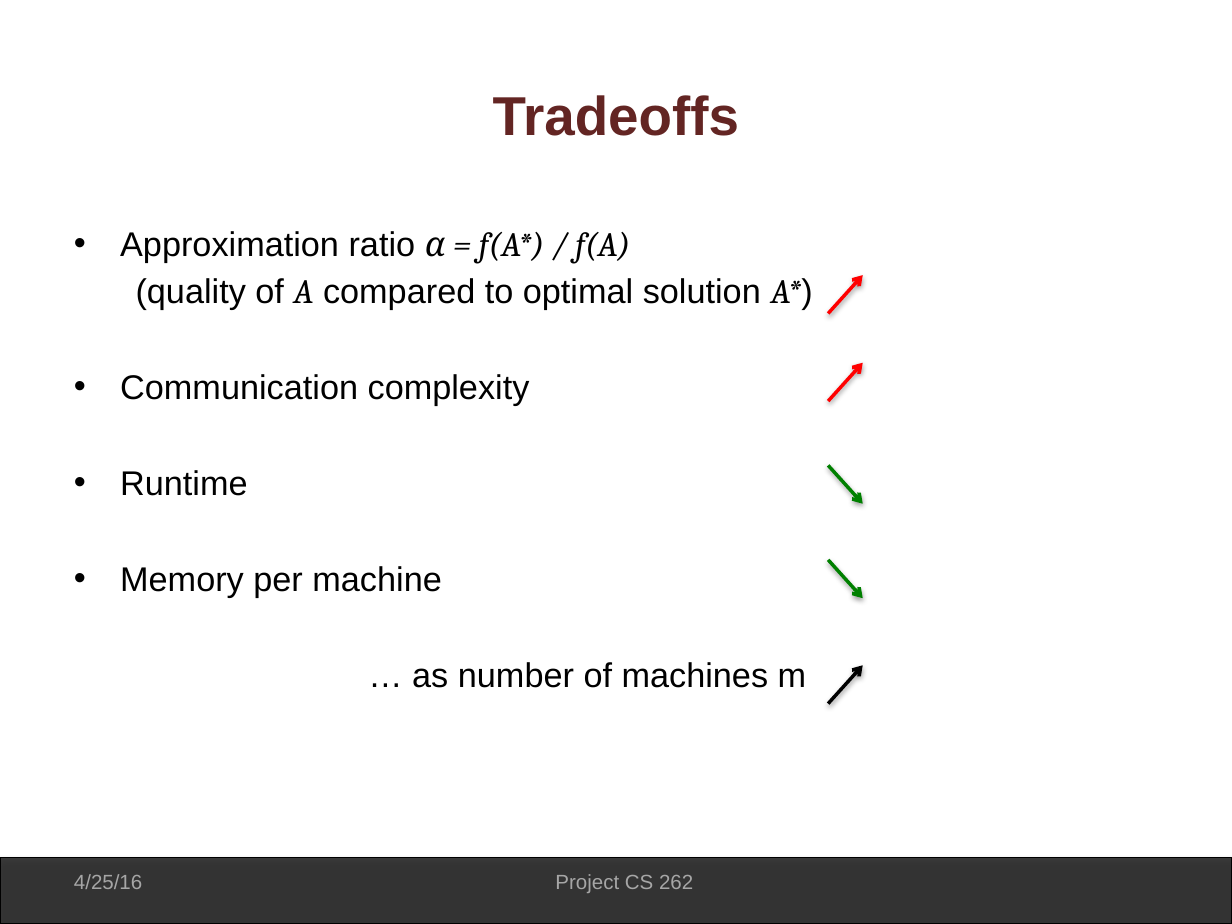
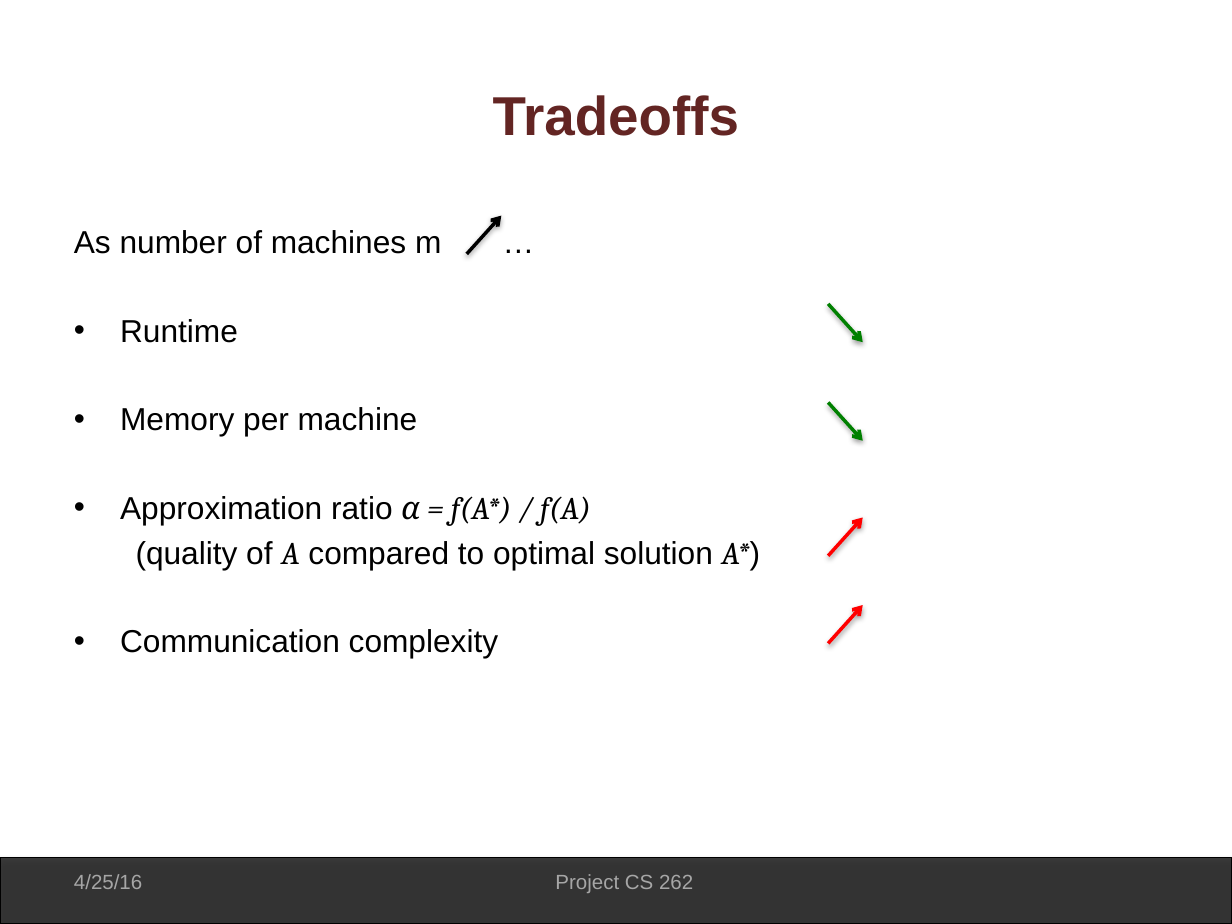
Before and after one commit to ericbalkanski/cs262project, a slide deck: slide 5 of presententationCS262.pptx. Drawn at 1232x924 pixels with LibreOffice and Linux fonts; fonts in the diff are those of the drawing; background and template pictures are left out. Boxes give left, top, right and bottom in pixels: in the first picture for what was removed or moved away, otherwise in the second. Text is boxed around its words. In the diff, an @@ line names an element or a change of style, - is before the commit and + after.

Commit message:
small changes to presentation

```diff
--- a/presententationCS262.pptx
+++ b/presententationCS262.pptx
@@ text at [74,230,441,436]: paragraphs added @@
+As number of machines m …
+• Runtime
+• Memory per machine
@@ arrow moved from (828, 703) - (862, 665) to (467, 254) - (501, 216) @@
@@ arrow moved from (828, 466) - (862, 504) to (828, 304) - (862, 342) @@
@@ arrow moved from (828, 559) - (862, 599) to (828, 403) - (862, 441) @@
@@ text at [120,470,807,688]: paragraphs removed @@
-• Runtime
-• Memory per machine
-… as number of machines m
@@ text at [120,496,761,658]: size 20 to 18.5 pt in "Approximation ratio α = f(A*) / f(A)", "(quality of A compared to optimal solution ...", "Communication complexity" @@
@@ arrow moved from (828, 402) - (862, 362) to (828, 556) - (862, 517) @@
@@ arrow moved from (828, 313) - (862, 275) to (828, 643) - (862, 605) @@
```
Also in this commit, not shown: 3 other slides changed.
